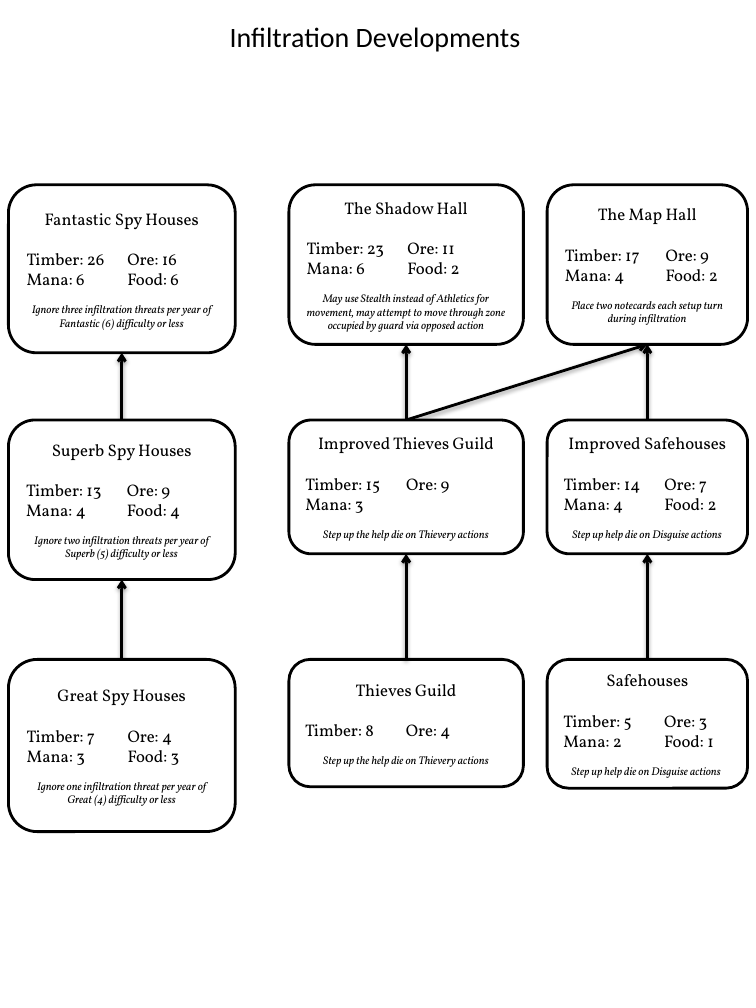
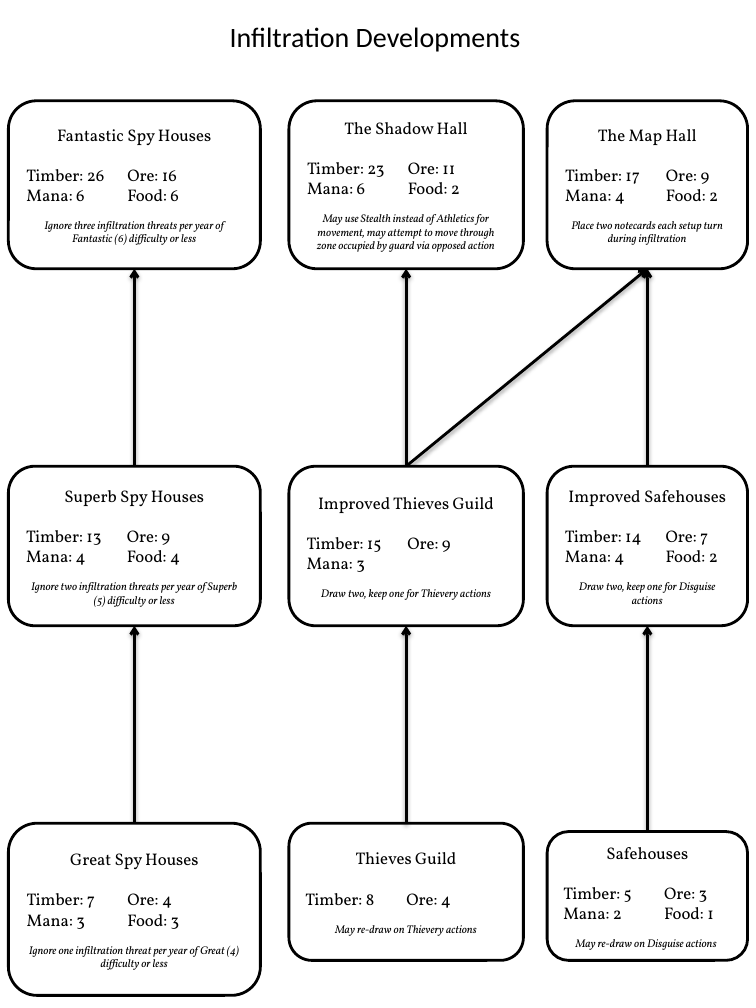
Before and after one commit to ziapeltagames/wrath-of-the-autarch, a slide deck: slide 3 of sheets/Core Sheets.pptx. Drawn at 756x1008 pixels with LibreOffice and Linux fonts; fonts in the diff are those of the drawing. Boxes give left, top, right and bottom in pixels: in the first picture for what was removed or moved away, otherwise in the second. Text is boxed around its words. In the diff, an @@ line names an element or a change of style, - is before the commit and + after.

```diff
--- a/sheets/Core Sheets.pptx
+++ b/sheets/Core Sheets.pptx
@@ rounded rectangle "Fantastic Spy Houses": place and size @@
-rounded rectangle "Fantastic Spy Houses" at [8,184,235,353]
+rounded rectangle "Fantastic Spy Houses" at [8,101,260,269]
@@ rounded rectangle "The Shadow Hall": place and size @@
-rounded rectangle "The Shadow Hall" at [289,184,524,344]
+rounded rectangle "The Shadow Hall" at [289,101,524,269]
@@ rounded rectangle "The Map Hall": place and size @@
-rounded rectangle "The Map Hall" at [547,184,748,344]
+rounded rectangle "The Map Hall" at [547,101,748,269]
@@ arrow moved from (122, 420) - (122, 353) to (134, 466) - (134, 269) @@
@@ arrow moved from (406, 420) - (647, 345) to (406, 467) - (647, 269) @@
@@ arrow moved from (406, 420) - (406, 345) to (406, 467) - (406, 269) @@
@@ arrow moved from (647, 420) - (647, 345) to (647, 467) - (647, 269) @@
@@ rounded rectangle "Superb Spy Houses": place and size @@
-rounded rectangle "Superb Spy Houses" at [8,420,235,580]
+rounded rectangle "Superb Spy Houses" at [8,466,260,625]
@@ rounded rectangle "Improved Thieves Guild": place and size @@
-rounded rectangle "Improved Thieves Guild" at [289,420,524,554]
+rounded rectangle "Improved Thieves Guild" at [289,467,524,626]
@@ rounded rectangle "Improved Safehouses": place and size @@
-rounded rectangle "Improved Safehouses" at [547,420,748,554]
+rounded rectangle "Improved Safehouses" at [547,467,748,626]
@@ text in rounded rectangle at [321,589,491,600]: text changed @@
-Step up the help die on Thievery actions
+Draw two, keep one for Thievery actions
@@ text in rounded rectangle at [579,582,716,604]: text changed @@
-Step up help die on Disguise actions
+Draw two, keep one for Disguise actions
@@ arrow moved from (122, 659) - (122, 580) to (134, 824) - (134, 626) @@
@@ arrow moved from (406, 659) - (406, 553) to (406, 824) - (406, 626) @@
@@ arrow moved from (647, 659) - (647, 553) to (647, 832) - (647, 626) @@
@@ rounded rectangle "Great Spy Houses": place and size @@
-rounded rectangle "Great Spy Houses" at [8,659,235,832]
+rounded rectangle "Great Spy Houses" at [8,824,260,996]
@@ rounded rectangle "Thieves Guild": place and size @@
-rounded rectangle "Thieves Guild" at [289,659,524,786]
+rounded rectangle "Thieves Guild" at [289,824,524,961]
@@ rounded rectangle "Safehouses": place and size @@
-rounded rectangle "Safehouses" at [547,659,748,788]
+rounded rectangle "Safehouses" at [547,832,748,961]
@@ text in rounded rectangle at [335,925,477,936]: text changed @@
-Step up the help die on Thievery actions
+May re-draw on Thievery actions
@@ text in rounded rectangle at [576,939,717,950]: text changed @@
-Step up help die on Disguise actions
+May re-draw on Disguise actions
```
Also in this commit, not shown: 8 other slides changed, 2 slides added, 1 slide removed, 28 other files.
